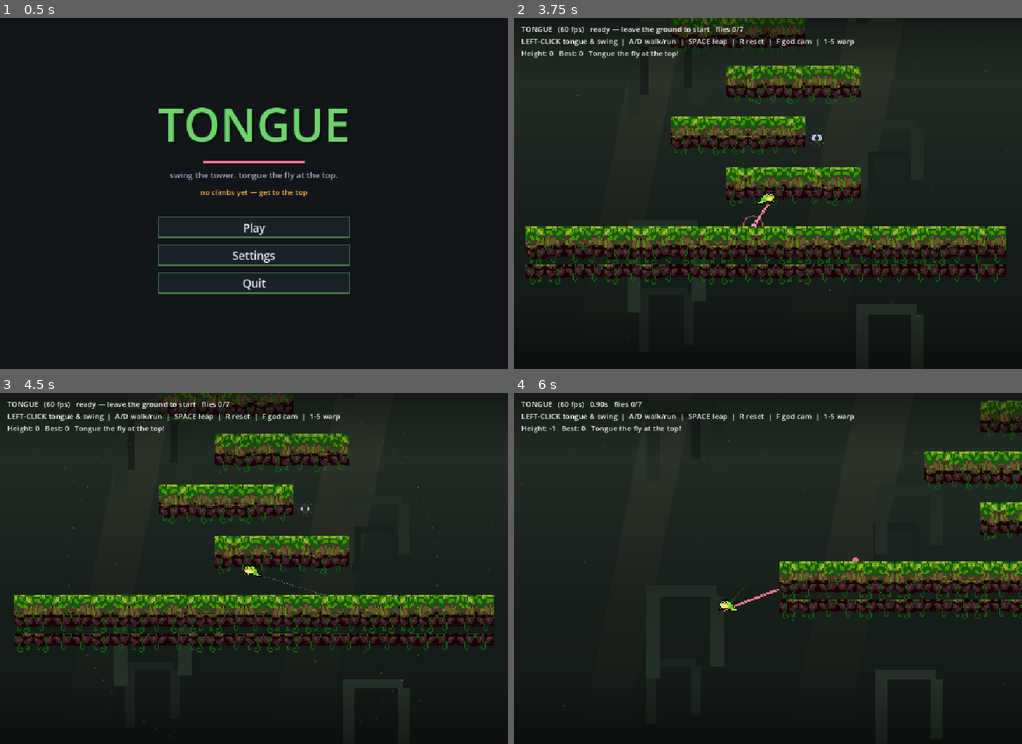
Above: before the commit, frames 1-4 (two rows, left to right).
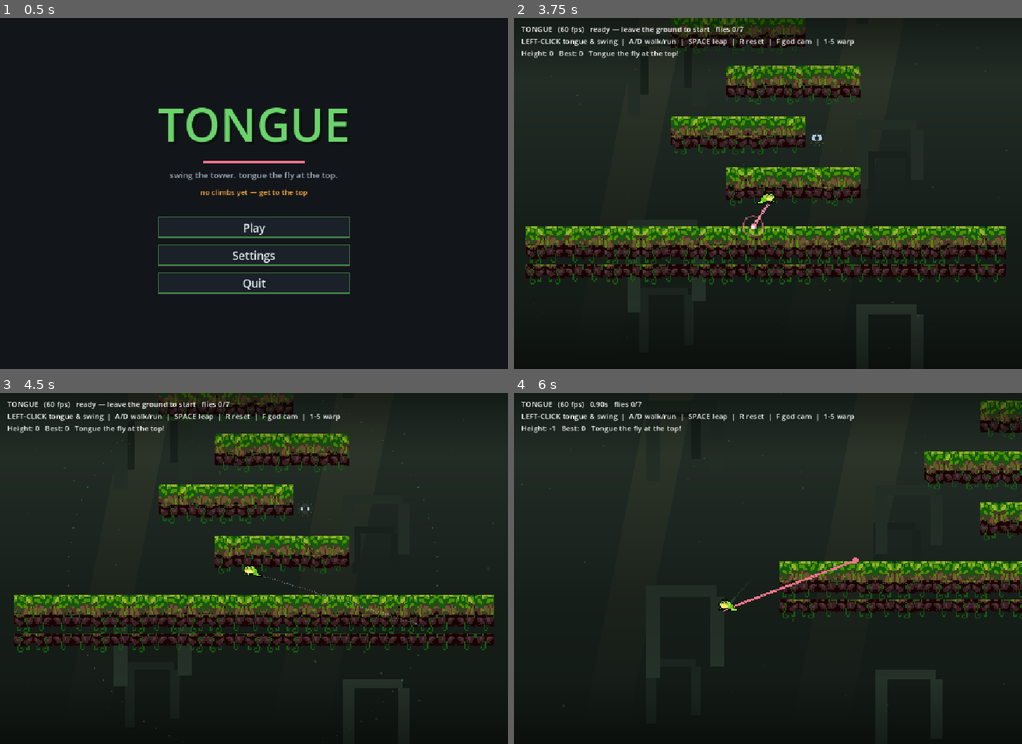
Above: after the commit, the same moments.

Repository: asg86260/Tongue
Game: Godot game, scene res://Title.tscn
The game is run twice, just before and just after one commit, with the same random seed, the same clock (stepped at 60 frames per second) and the same inputs.
Inputs (mouse positions are in pixels of both pictures, inside the frame that each line leads up to):
- Up to frame 1 (0.5 s): no input
- Up to frame 2 (3.75 s): click "Play" at 0.5 s; tap Enter at 1.25 s; move the mouse to (879, 175) at 1.27 s; press the mouse at (879, 175) at 1.28 s; hold D (move_right) 1.28-2.03 s; tap Space (jump) at 1.52, 1.82, 2.27, 2.57 s; move the mouse to (666, 211) at 2.02 s; release the mouse at (666, 211) at 2.03 s; hold S (move_down) 2.03-2.78 s; tap F (godcam) at 2.1 s; move the mouse to (818, 116) at 2.77 s; hold D (move_right) 2.78-3.53 s; hold E (zoom_in) 2.78-3.53 s; tap R (reset) at 3.5 s; move the mouse to (742, 263) at 3.52 s; hold W (move_up) from 3.53 s (still down); tap Q (zoom_out) at 3.6 s; click (742, 263) at 3.67 s
- Up to frame 3 (4.5 s): tap Space (jump) at 3.77, 4.07 s; move the mouse to (406, 621) at 4.27 s; release W (move_up) at 4.28 s; hold A (move_left) from 4.28 s (still down); tap 1 at 4.35 s
- Up to frame 4 (6 s): tap Space (jump) at 4.52, 4.82, 5.27, 5.57 s; move the mouse to (615, 515) at 5.02 s; tap 9 at 5.1 s; move the mouse to (793, 568) at 5.77 s; release A (move_left) at 5.78 s; press the mouse at (793, 568) at 5.78 s; hold S (move_down) from 5.78 s (still down)

Frame 1 is identical in both runs. In frame 2, less than 0.1% of the frame differs, in the area x 45-50%, y 59-63%; in frame 3, less than 0.1%; in frame 4, 0.1%, in the area x 52-68%, y 47-57%.

Commit message:
Fix tongue rendering behind ledge tiles
Ledge StaticBody2D tiles render on top of the parent Game._draw by default,
hiding the tongue. Set ledge z_index=-1 so the tongue/flies/aim guide (drawn in
Game._draw) render in front.

Co-Authored-By: Claude Opus 4.8 <noreply@anthropic.com>

Diff:
--- a/Game.gd
+++ b/Game.gd
@@ -105,6 +105,7 @@
 	var sb := StaticBody2D.new()
 	sb.position = pos
 	sb.collision_layer = 1
+	sb.z_index = -1            # behind Game._draw so the tongue/flies render in front
 	var cs := CollisionShape2D.new()
 	var shape := RectangleShape2D.new()
 	shape.size = size
